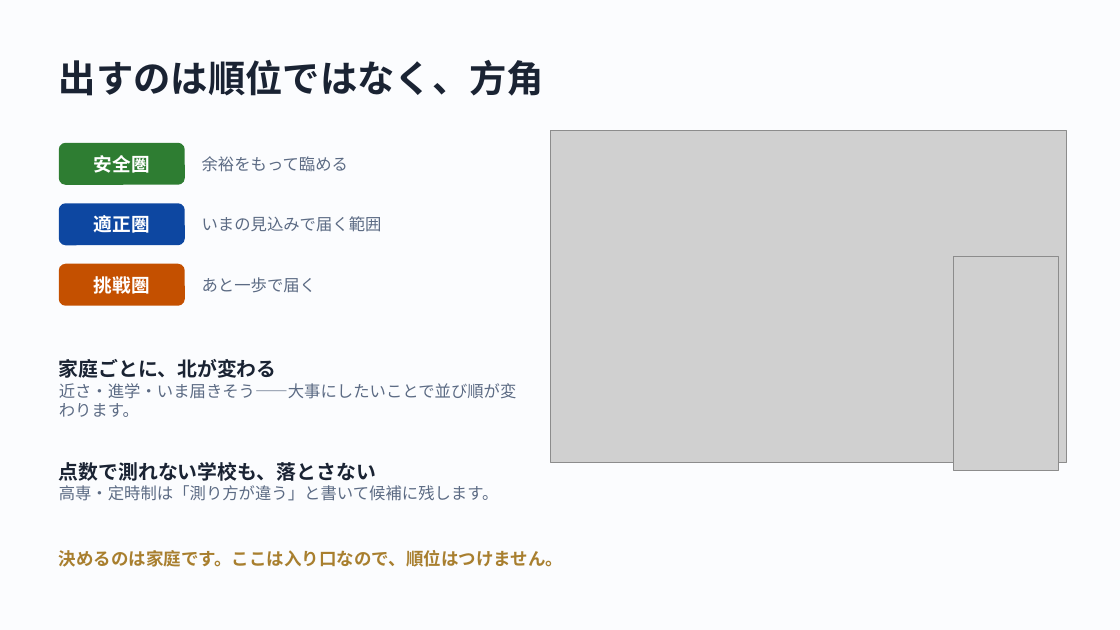
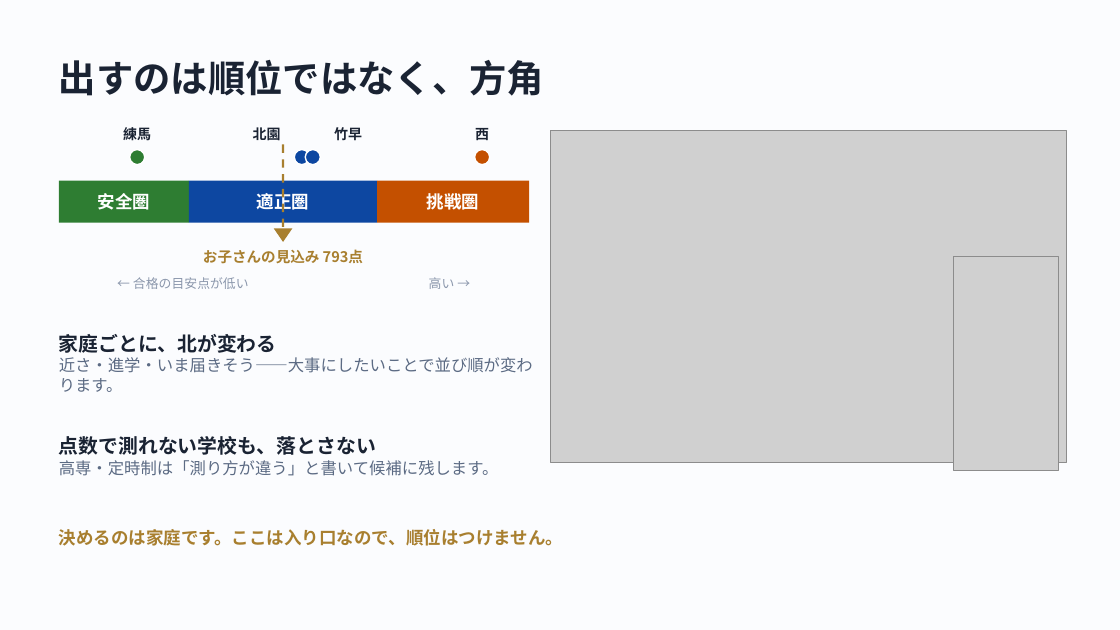
Before and after one commit to Nishi-Taiga/Course_Compass, a slide deck: slide 4 of docs/slides/shinro-compass-slides.pptx. Drawn at 1120x630 pixels with LibreOffice and Linux fonts; fonts in the diff are those of the drawing; grey boxes stand for pictures. Boxes give left, top, right and bottom in pixels: in the first picture for what was removed or moved away, otherwise in the second. Text is boxed around its words. In the diff, an @@ line names an element or a change of style, - is before the commit and + after.

```diff
--- a/docs/slides/shinro-compass-slides.pptx
+++ b/docs/slides/shinro-compass-slides.pptx
@@ text added at (123, 125, 151, 143), 12 pt, text #1A2333, bold @@
+練馬
@@ text added at (253, 125, 281, 143), 12 pt, text #1A2333, bold @@
+北園
@@ line added from (283, 145) to (283, 233), #A87F2F 1.8 pt dashed @@
@@ text added at (334, 127, 362, 141), 12 pt, text #1A2333, bold @@
+竹早
@@ text added at (475, 128, 489, 140), 12 pt, text #1A2333, bold @@
+西
@@ ellipse added at (129, 150, 145, 165), fill #2E7D32, outline #FFFFFF 1.2 pt @@
@@ text removed at (202, 156, 348, 172) @@
-余裕をもって臨める
@@ ellipse added at (294, 150, 309, 165), fill #0D47A1, outline #FFFFFF 1.2 pt @@
@@ ellipse added at (305, 150, 320, 165), fill #0D47A1, outline #FFFFFF 1.2 pt @@
@@ ellipse added at (475, 150, 490, 165), fill #C45000, outline #FFFFFF 1.2 pt @@
@@ text "安全圏": place and size @@
-text "安全圏" at (94, 155, 150, 173)
+text "安全圏" at (98, 193, 150, 210)
@@ rectangle: place and size @@
-rectangle at (59, 143, 185, 185)
+rectangle at (59, 181, 189, 223)
@@ rectangle at (59, 181, 189, 223): rounded rectangle to rectangle @@
@@ rounded rectangle removed at (59, 203, 185, 245) @@
@@ text "適正圏": place and size @@
-text "適正圏" at (94, 215, 150, 233)
+text "適正圏" at (257, 190, 309, 212)
@@ rectangle added at (189, 181, 377, 223), fill #0D47A1 @@
@@ size 16 to 15 pt in 3 elements at (98, 193, 150, 210), (257, 190, 309, 212), (427, 190, 479, 213) @@
@@ text "挑戦圏": place and size @@
-text "挑戦圏" at (94, 273, 150, 298)
+text "挑戦圏" at (427, 190, 479, 213)
@@ rectangle added at (377, 181, 529, 223), fill #C45000 @@
@@ text removed at (202, 216, 382, 232) @@
-いまの見込みで届く範囲
@@ triangle added at (274, 229, 292, 242), fill #A87F2F @@
@@ rounded rectangle removed at (59, 264, 185, 306) @@
@@ text added at (203, 249, 363, 264), 12.5 pt, text #A87F2F, bold @@
+お子さんの見込み 793点
@@ text added at (133, 277, 455, 289), 11 pt, text #8B97AC @@
+← 合格の目安点が低い 高い →
@@ text removed at (202, 277, 316, 293) @@
-あと一歩で届く
@@ text "家庭ごとに、北が変わる 近さ・進学・いま届きそう——大事にしたいことで並び順が変わります。" rewrapped from (59, 359, 517, 417) to (59, 334, 533, 392) @@
@@ text "点数で測れない学校も、落とさない 高専・定時制は「測り方が違う」と書いて候補に残します。": place and size @@
-text "点数で測れない学校も、落とさない 高専・定時制は「測り方が違う」と書いて候補に残します。" at (59, 462, 499, 501)
+text "点数で測れない学校も、落とさない 高専・定時制は「測り方が違う」と書いて候補に残します。" at (59, 436, 499, 476)
@@ text "決めるのは家庭です。ここは入り口なので、順位はつけません。": place and size @@
-text "決めるのは家庭です。ここは入り口なので、順位はつけません。" at (59, 550, 563, 567)
+text "決めるのは家庭です。ここは入り口なので、順位はつけません。" at (59, 529, 563, 546)
```
Also in this commit, not shown: 1 other slide changed.
